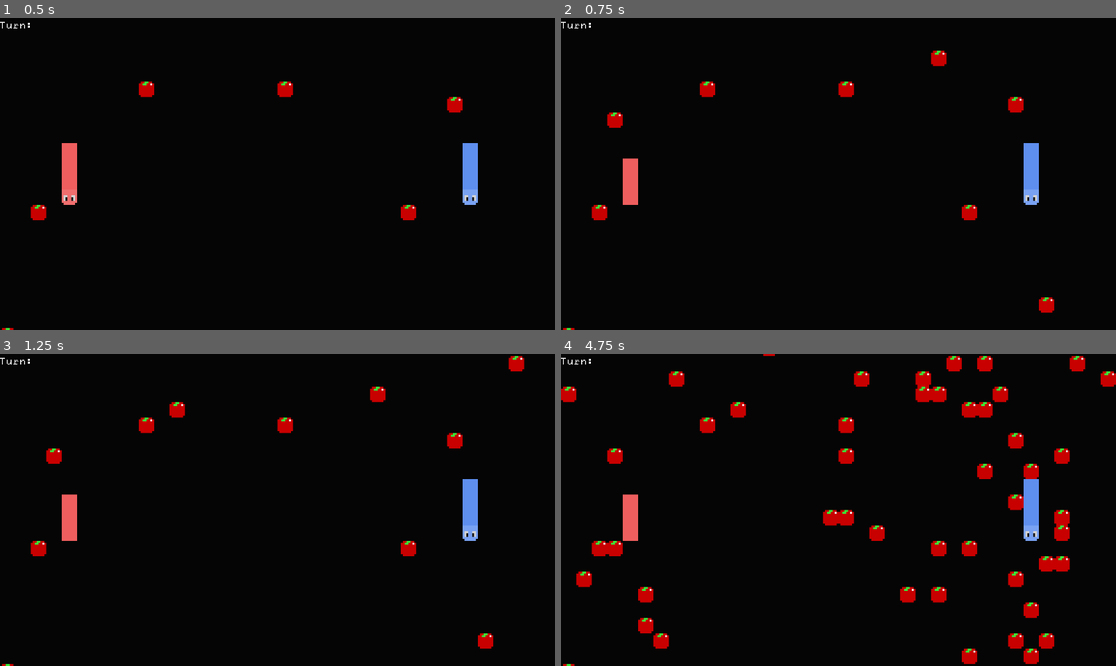
Above: before the commit, frames 1-4 (two rows, left to right).
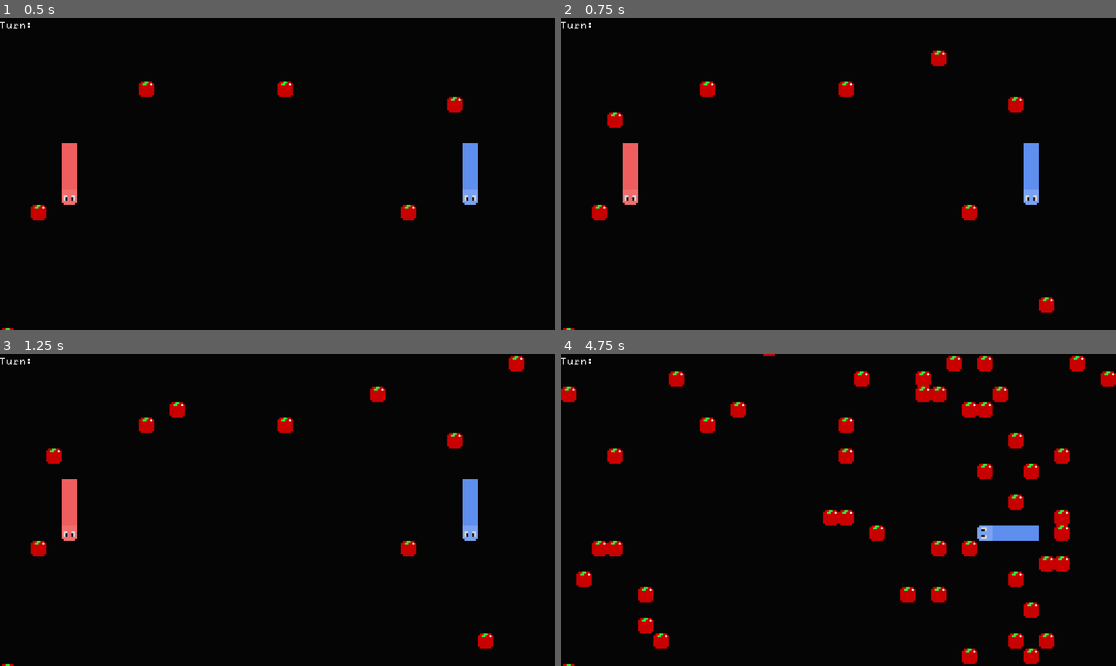
Above: after the commit, the same moments.

Repository: arrowira/MiniJam196Snake
Game: Godot game, scene res://scenes/main.tscn
Same seed, same stepped clock (60 frames per second), same inputs: the game is played once before the commit and once after it.
Inputs:
- Up to frame 1 (0.5 s): no input
- Up to frame 2 (0.75 s): hold Up (p1up) from 0.53 s (still down); tap S (p2down) at 0.6 s
- Up to frame 3 (1.25 s): keep holding Up (p1up)
- Up to frame 4 (4.75 s): tap A (p2left) at 1.35, 4.35 s; tap Enter at 2 s; release Up (p1up) at 2.03 s; hold Left (p1left) 2.03-3.53 s; tap D (p2right) at 2.1 s; tap W (p2up) at 2.85 s; hold Down (p1down) 3.53-4.28 s; tap S (p2down) at 3.6 s; tap Space at 4.25 s; hold Right (p1right) from 4.28 s (still down)

Frame 1 is identical in both runs. In frame 2, 0.2% of the frame differs, in the area x 11-14%, y 40-60%; in frame 3, 0.2%; in frame 4, 1.4%, in the area x 11-87%, y 40-60%.

Commit message:
head turning fix

Diff:
--- a/minijam-196-proj/scripts/player1Movement.gd
+++ b/minijam-196-proj/scripts/player1Movement.gd
@@ -2,7 +2,7 @@
 @export var speed = 20
 var timeSinceLastMove = 0
 
-var direction := Vector2(1,0)
+var direction := Vector2(0,1)
 var turn = 0
 var turnLimit = 10
 var stepTime = 3
--- a/minijam-196-proj/scripts/player2Movement.gd
+++ b/minijam-196-proj/scripts/player2Movement.gd
@@ -2,7 +2,7 @@
 @export var speed = 20
 var timeSinceLastMove = 0
 
-var direction := Vector2(1,0)
+var direction := Vector2(0,1)
 var turn = 0
 var turnLimit = 10
 var stepTime = 3
